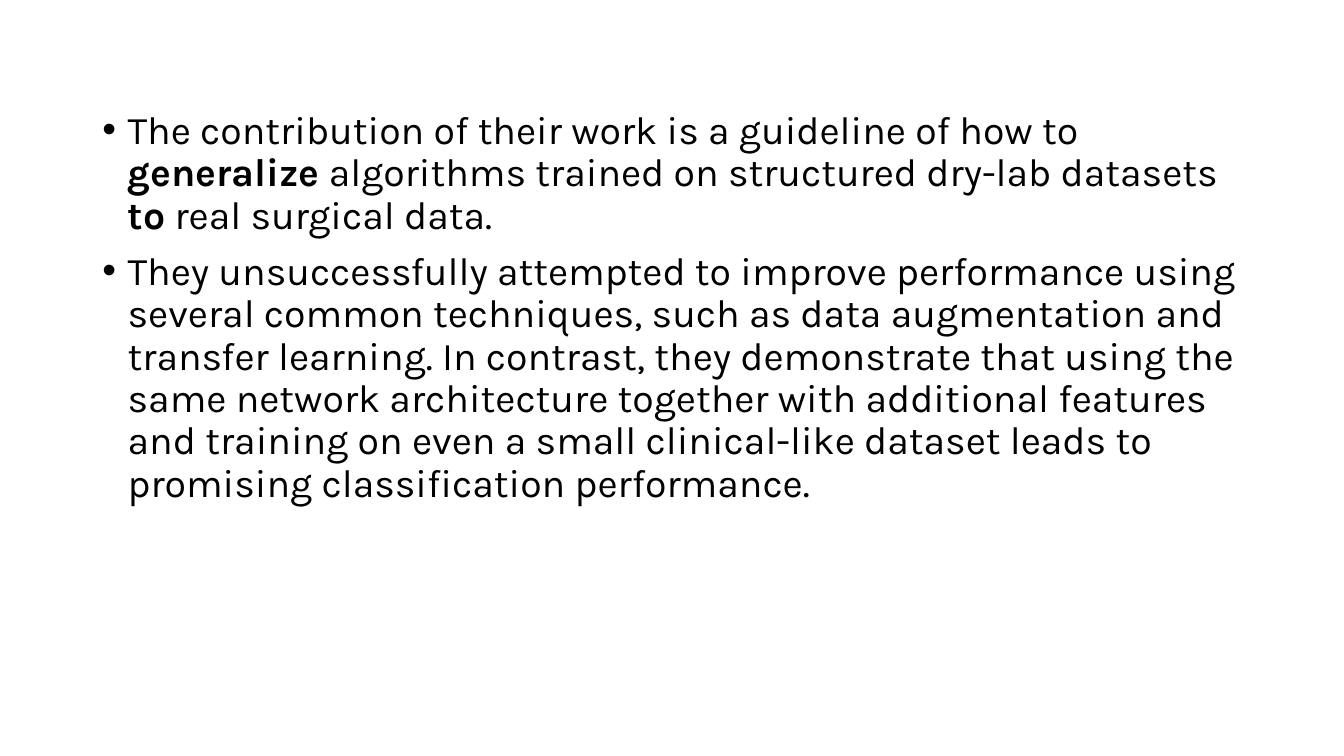
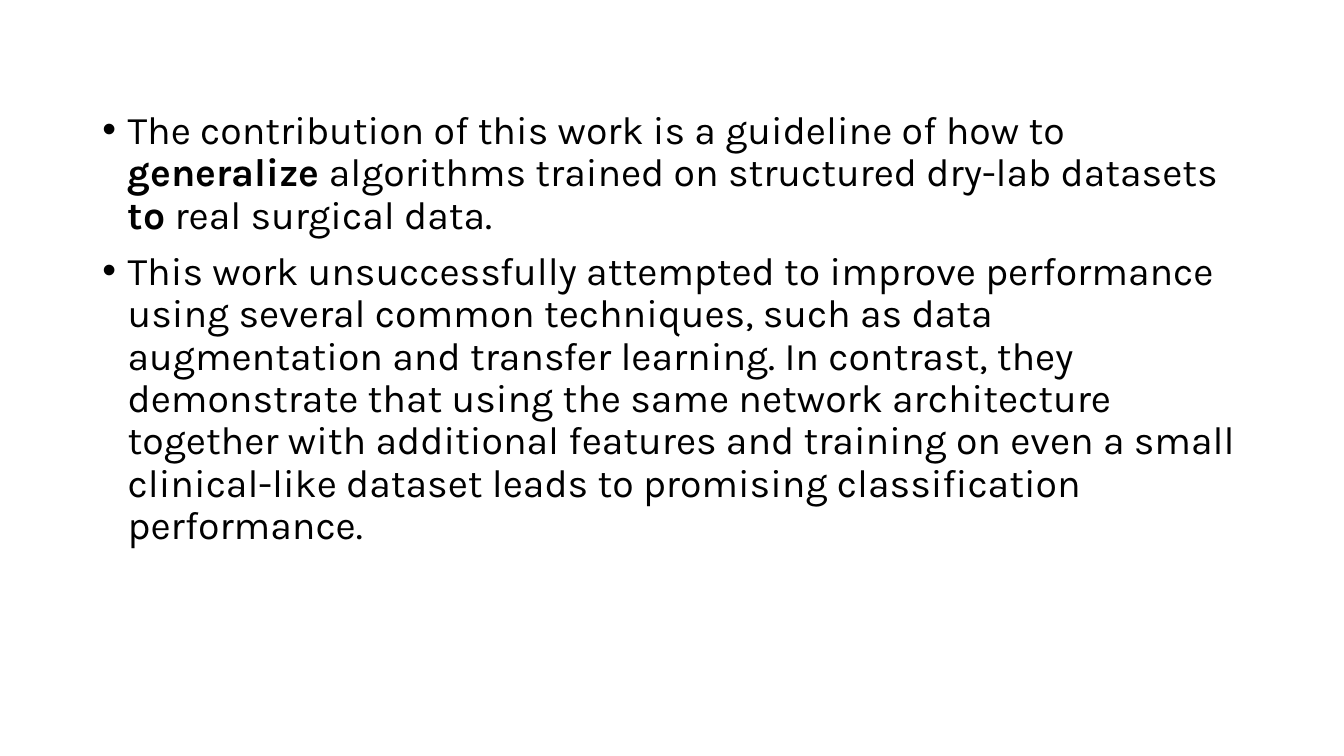
Before and after one commit to MosheBraunshtein/thesis_ML_bio, a slide deck: slide 5 of articles/BGU_bio_medical_articles/Generalization of Deep Learning Gesture Classification in Robotic-Assisted Surgical Data - From Dry Lab to Clinical-Like Data/summary.pptx. Drawn at 1344x756 pixels with LibreOffice and Linux fonts; fonts in the diff are those of the drawing. Boxes give left, top, right and bottom in pixels: in the first picture for what was removed or moved away, otherwise in the second. Text is boxed around its words. In the diff, an @@ line names an element or a change of style, - is before the commit and + after.

```diff
--- a/articles/BGU_bio_medical_articles/Generalization of Deep Learning Gesture Classification in Robotic-Assisted Surgical Data - From Dry Lab to Clinical-Like Data/summary.pptx
+++ b/articles/BGU_bio_medical_articles/Generalization of Deep Learning Gesture Classification in Robotic-Assisted Surgical Data - From Dry Lab to Clinical-Like Data/summary.pptx
@@ text at [128,117,1235,507]: text changed @@
-• The contribution of their work is a guideline of how to generalize algorithms trained on structured dry-lab datasets to real surgical data.
-• They unsuccessfully attempted to improve performance using several common techniques, such as data augmentation and transfer learning. In contrast, they demonstrate that using the same network architecture together with additional features and training on even a small clinical-like dataset leads to promising classification performance.
+• The contribution of this work is a guideline of how to generalize algorithms trained on structured dry-lab datasets to real surgical data.
+• This work unsuccessfully attempted to improve performance using several common techniques, such as data augmentation and transfer learning. In contrast, they demonstrate that using the same network architecture together with additional features and training on even a small clinical-like dataset leads to promising classification performance.
```
Also in this commit, not shown: 1 slide added, 3 slides removed, 1 other file.
